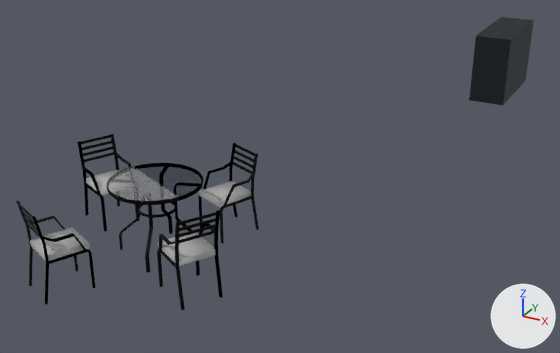
The glTF model assets/Exportordner/Garten_Stuff.gltf: old version first, new version second.
The view is the same before and after, from a 50 mm camera at (32.35, -2.9, 3.93) aimed at (27.09, 6.65, -0.85). The lights are fixed; the arrows at lower right show +X, +Y and +Z. The picture after the commit comes second. Where no turn or scale is listed for an object, it has been applied to the vertices.
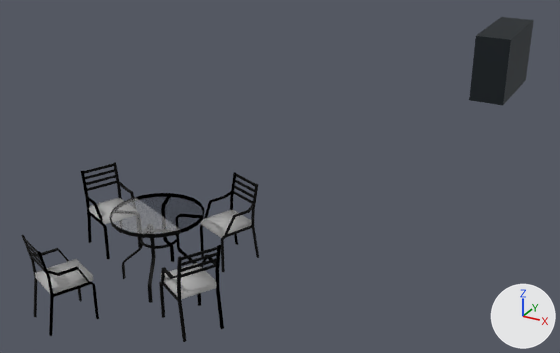
Where the change shows, as pixel boxes (x1, y1, x2, y2) in the pictures (560 x 353 px):
'Material2.076', moved
    before: (108, 167, 179, 201)
    after: (111, 197, 180, 234)
'Material2.070', moved
    before: (135, 163, 202, 196)
    after: (137, 193, 203, 229)
'Material2.056', moved
    before: (30, 227, 90, 261)
    after: (35, 259, 93, 294)
'Material2.042', moved
    before: (158, 233, 215, 266)
    after: (163, 263, 217, 299)
'Material2.049', moved
    before: (199, 181, 251, 208)
    after: (201, 210, 252, 238)
'Material2.055', moved
    before: (33, 216, 96, 305)
    after: (38, 251, 99, 336)
'Material2.040', moved
    before: (157, 221, 185, 310)
    after: (159, 256, 187, 342)
'Material2.047', moved
    before: (220, 153, 259, 243)
    after: (221, 184, 259, 272)
'Material2.062', moved
    before: (77, 141, 107, 231)
    after: (81, 171, 110, 259)
'Material2.063', moved
    before: (86, 170, 120, 195)
    after: (89, 198, 124, 225)
'Material2.041', moved
    before: (196, 210, 223, 298)
    after: (197, 245, 224, 329)
'Material2.078', moved
    before: (107, 167, 179, 205)
    after: (110, 197, 181, 238)
'Material2.048', moved
    before: (198, 143, 238, 228)
    after: (200, 172, 238, 257)
'Material2.054', moved
    before: (16, 201, 78, 287)
    after: (21, 235, 82, 317)
'Material2.074', moved
    before: (145, 205, 153, 273)
    after: (148, 238, 156, 303)
'Material2.061', moved
    before: (110, 134, 139, 221)
    after: (113, 162, 140, 248)
'Material2.072', moved
    before: (134, 163, 203, 201)
    after: (138, 193, 205, 233)
'Material2.045', moved
    before: (179, 218, 216, 231)
    after: (181, 253, 218, 266)
'Material2.043', moved
    before: (180, 212, 217, 225)
    after: (182, 247, 218, 260)
'Material2.046', moved
    before: (179, 224, 216, 237)
    after: (181, 258, 217, 272)
'Material2.075', moved
    before: (119, 205, 141, 250)
    after: (122, 237, 143, 279)
'Material2.044', moved
    before: (179, 230, 216, 243)
    after: (181, 264, 217, 278)
'Material2.068', moved
    before: (174, 201, 192, 231)
    after: (176, 234, 197, 264)
'Material2.067', moved
    before: (83, 146, 113, 156)
    after: (86, 175, 116, 185)
'Material2.066', moved
    before: (82, 141, 112, 150)
    after: (85, 169, 115, 180)
'Material2.064', moved
    before: (81, 135, 111, 144)
    after: (84, 164, 114, 174)
'Material2.065', moved
    before: (84, 152, 114, 162)
    after: (87, 181, 117, 191)
'Material2.079', moved
    before: (138, 205, 166, 218)
    after: (140, 238, 169, 249)
'Material2.051', moved
    before: (232, 162, 252, 174)
    after: (233, 191, 253, 204)
'Material2.050', moved
    before: (235, 144, 255, 156)
    after: (236, 174, 255, 186)
'Material2.053', moved
    before: (233, 156, 253, 168)
    after: (234, 185, 254, 198)
'Material2.052', moved
    before: (234, 150, 254, 162)
    after: (235, 179, 255, 192)
'Material2.058', moved
    before: (25, 221, 41, 239)
    after: (30, 254, 45, 272)
'Material2.059', moved
    before: (20, 209, 36, 226)
    after: (25, 243, 41, 261)
'Material2.057', moved
    before: (18, 203, 33, 219)
    after: (23, 237, 38, 254)
'Material2.060', moved
    before: (22, 215, 38, 232)
    after: (28, 249, 43, 266)

The edits, one by one:
Object 'Material2.048' (ob_material2_048) moves from (27.31, 4.21, -0.6) to (27.31, 4.21, -1.0).
Object 'Material2.049' (ob_material2_049) moves from (27.3, 4.22, -0.13) to (27.3, 4.22, -0.53).
Object 'Material2.050' (ob_material2_050) moves from (27.52, 4.71, 0.39) to (27.52, 4.71, -0.01).
Object 'Material2.051' (ob_material2_051) moves from (27.5, 4.67, 0.16) to (27.5, 4.67, -0.24).
Object 'Material2.052' (ob_material2_052) moves from (27.51, 4.7, 0.31) to (27.51, 4.7, -0.09).
Object 'Material2.053' (ob_material2_053) moves from (27.51, 4.68, 0.24) to (27.51, 4.68, -0.16).
Object 'Material2.047' (ob_material2_047) moves from (27.7, 4.05, -0.6) to (27.7, 4.05, -1.0).
Object 'Material2.055' (ob_material2_055) moves from (27.03, 2.54, -0.6) to (27.03, 2.54, -1.0).
Object 'Material2.056' (ob_material2_056) moves from (27.04, 2.52, -0.11) to (27.04, 2.52, -0.51).
Object 'Material2.057' (ob_material2_057) moves from (26.81, 2.04, 0.39) to (26.81, 2.04, -0.01).
Object 'Material2.058' (ob_material2_058) moves from (26.83, 2.08, 0.16) to (26.83, 2.08, -0.24).
Object 'Material2.059' (ob_material2_059) moves from (26.82, 2.05, 0.31) to (26.82, 2.05, -0.09).
Object 'Material2.060' (ob_material2_060) moves from (26.82, 2.06, 0.24) to (26.82, 2.06, -0.16).
Object 'Material2.054' (ob_material2_054) moves from (26.65, 2.7, -0.6) to (26.65, 2.7, -1.0).
Object 'Material2.062' (ob_material2_062) moves from (26.29, 3.63, -0.6) to (26.29, 3.63, -1.0).
Object 'Material2.063' (ob_material2_063) moves from (26.28, 3.62, -0.11) to (26.28, 3.62, -0.51).
Object 'Material2.064' (ob_material2_064) moves from (25.79, 3.85, 0.39) to (25.79, 3.85, -0.01).
Object 'Material2.065' (ob_material2_065) moves from (25.83, 3.83, 0.16) to (25.83, 3.83, -0.24).
Object 'Material2.066' (ob_material2_066) moves from (25.8, 3.84, 0.31) to (25.8, 3.84, -0.09).
Object 'Material2.067' (ob_material2_067) moves from (25.82, 3.84, 0.24) to (25.82, 3.84, -0.16).
Object 'Material2.061' (ob_material2_061) moves from (26.46, 4.01, -0.6) to (26.46, 4.01, -1.0).
Object 'Material2.041' (ob_material2_041) moves from (27.88, 3.28, -0.6) to (27.88, 3.28, -1.0).
Object 'Material2.042' (ob_material2_042) moves from (27.89, 3.29, -0.11) to (27.89, 3.29, -0.51).
Object 'Material2.043' (ob_material2_043) moves from (28.35, 3.01, 0.39) to (28.35, 3.01, -0.01).
Object 'Material2.044' (ob_material2_044) moves from (28.31, 3.03, 0.16) to (28.31, 3.03, -0.24).
Object 'Material2.045' (ob_material2_045) moves from (28.34, 3.02, 0.31) to (28.34, 3.02, -0.09).
Object 'Material2.046' (ob_material2_046) moves from (28.33, 3.03, 0.24) to (28.33, 3.03, -0.16).
Object 'Material2.040' (ob_material2_040) moves from (27.67, 2.91, -0.6) to (27.67, 2.91, -1.0).
Object 'Material2.068' (ob_material2_068) moves from (27.37, 3.6, -0.6) to (27.37, 3.6, -1.0).
Object 'Material2.070' (ob_material2_070) moves from (26.93, 4.21, 0.32) to (26.93, 4.21, -0.08).
Object 'Material2.072' (ob_material2_072) moves from (26.93, 4.21, 0.28) to (26.93, 4.21, -0.12).
Object 'Material2.074' (ob_material2_074) moves from (27.25, 3.33, -0.6) to (27.25, 3.33, -1.0).
Object 'Material2.075' (ob_material2_075) moves from (27.02, 3.45, -0.6) to (27.02, 3.45, -1.0).
Object 'Material2.076' (ob_material2_076) moves from (26.5, 3.24, 0.32) to (26.5, 3.24, -0.08).
Object 'Material2.078' (ob_material2_078) moves from (26.5, 3.24, 0.28) to (26.5, 3.24, -0.12).
Object 'Material2.079' (ob_material2_079) moves from (26.91, 3.4, -0.03) to (26.91, 3.4, -0.43).
